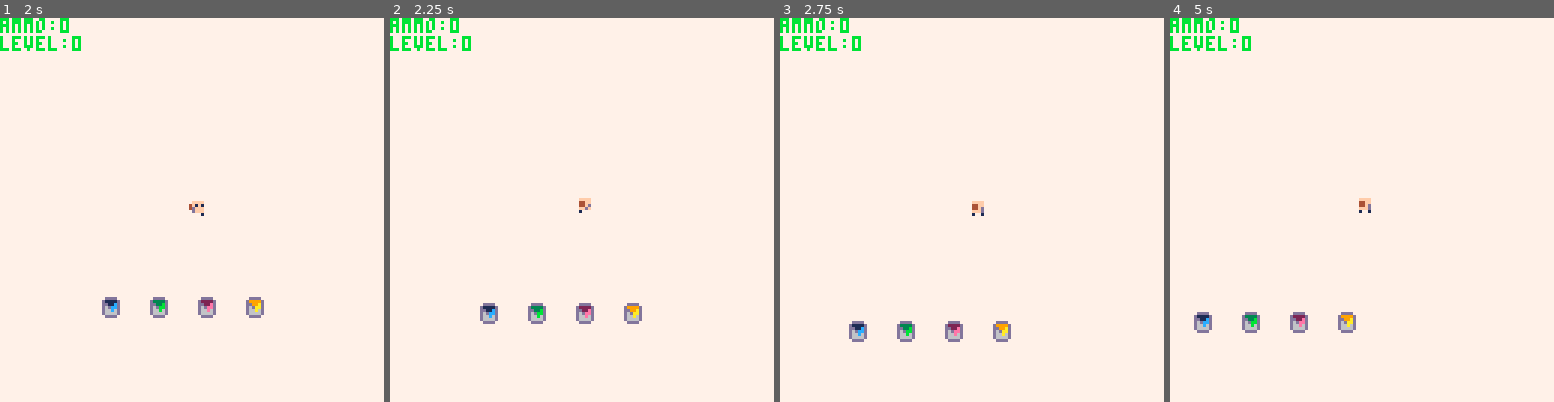
Above: before the commit, frames 1-4 (left to right).
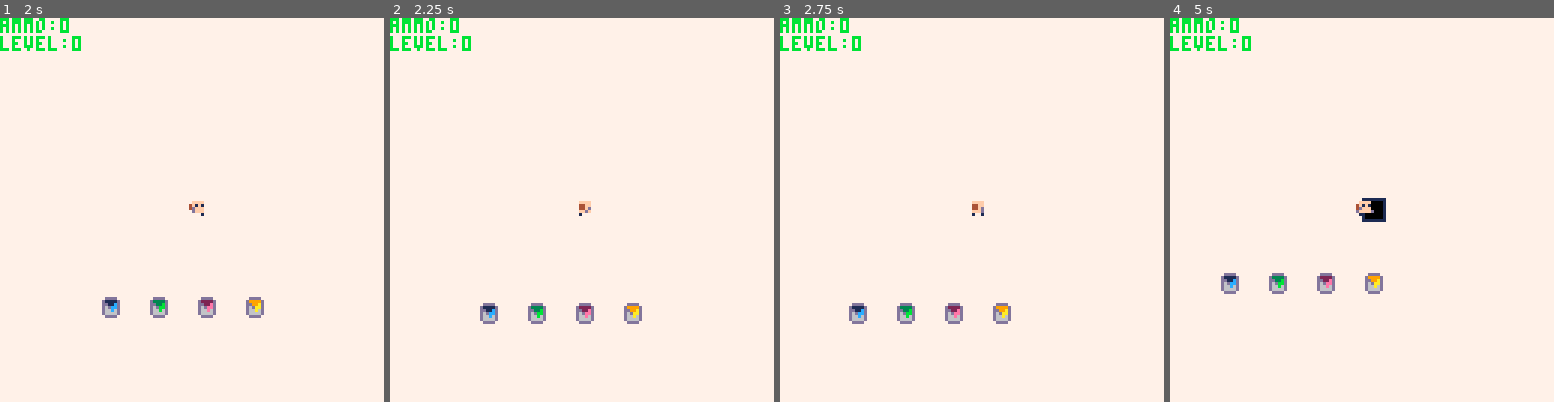
Above: after the commit, the same moments.

Repository: Beetrootmonkey/LudumDare45
Game: PICO-8 cartridge ld45.p8
Same seed, same stepped clock (60 frames per second), same inputs: the game is played once before the commit and once after it.
Inputs:
- Up to frame 1 (2 s): tap X (X key) at 0.33, 1.07, 1.85 s; tap O (Z key) at 0.7, 1.7 s; hold Right from 1.6 s (still down)
- Up to frame 2 (2.25 s): release Right at 2.1 s; tap O (Z key) at 2.1 s; hold Up from 2.15 s (still down)
- Up to frame 3 (2.75 s): release Up at 2.42 s; hold Right from 2.47 s (still down); tap O (Z key) at 2.5 s
- Up to frame 4 (5 s): tap O (Z key) every 0.4 s from 2.9 to 4.9 s; tap X (X key) at 2.97, 4.08 s; release Right at 3.03 s; hold Left 3.08-3.58 s; hold Down 3.63-3.97 s; hold Right 4.02-4.68 s; hold Up from 4.73 s (still down)

Frame 1 is identical in both runs. In frame 2, 0.1% of the frame differs, in the area x 49-53%, y 46-52%; in frame 3, 1.7%; in frame 4, 2.3%, in the area x 6-57%, y 46-83%.

Commit message:
Implemented doors

Diff:
--- a/ld45.p8
+++ b/ld45.p8
@@ -10,6 +10,21 @@
 mapW = 127
 
 visibleTiles={}
+
+function getSpriteLevel(sprite)
+ local lvl = 0
+ if fget(sprite, 1) then lvl += 1 end
+ if fget(sprite, 2) then lvl += 2 end
+ return lvl
+end
+
+function getTileLevel(pos)
+ local tile = mget(flr(pos.x), flr(pos.y))
+ if tile == nil then
+  return 0
+ end
+ return getSpriteLevel(tile)
+end
 
 function getKeyFromPos(pos)
  return pos.x .. " " .. pos.y
@@ -25,9 +40,7 @@
   return
  end
 
- local lvl = 0
- if fget(tile, 1) then lvl += 1 end
- if fget(tile, 2) then lvl += 2 end
+ local lvl = getSpriteLevel(tile)
  if level == nil then level = lvl end
 
  if level >= lvl then
@@ -111,6 +124,10 @@
      self.deathTime = t()
      revealTile(tilePos)
      break
+    elseif isTileVisible(tilePos) and (tile == 74 or tile == 74 + 16 or tile == 74 + 32 or tile == 74 + 48) then
+     sfx(1)
+     mset(tilePos.x, tilePos.y, 71 + 16 * getSpriteLevel(tile))
+     break
     end
    end
   end,
@@ -123,6 +140,7 @@
     self.isAlive = false
     self.deathTime = t()
     revealTile(tilePos)
+    return
    end
 
      local dir = self:getDirection()
@@ -451,24 +469,24 @@
 
 
 __gff__
-0000000000000000000000000000000000000000000000000000000000000000000000000000000000000000000000000000000000000000000000000000000001010101010101000001000000000000030303030303030202030000000000000505050505050504040500000000000007070707070707060607000000000000
+0000000000000000000000000000000000000000000000000000000000000000000000000000000000000000000000000000000000000000000000000000000001010101010101000001010000000000030303030303030202030300000000000505050505050504040505000000000007070707070707060607070000000000
 0000000000000000000000000000000000000000000000000000000000000000000000000000000000000000000000000000000000000000000000000000000000000000000000000000000000000000000000000000000000000000000000000000000000000000000000000000000000000000000000000000000000000000
 __map__
 4040404040404040404050505000000000000000000000000000000000000000000000000000000000000000000000000000000000000000000000000000000000000000000000000000000000000000000000000000000000000000000000000000000000000000000000000000000000000000000000000000000000000000
 4040404040404000000000005900000000000000000000000000000000000000000000000000000000000000000000000000000000000000000000000000000000000000000000000000000000000000000000000000000000000000000000000000000000000000000000000000000000000000000000000000000000000000
-4000000000480000000000005900000000000000000000000000000000000000000000000000000000000000000000000000000000000000000000000000000000000000000000000000000000000000000000000000000000000000000000000000000000000000000000000000000000000000000000000000000000000000
-4900000000000000000000005900000000000000000000000000000000000000000000000000000000000000000000000000000000000000000000000000000000000000000000000000000000000000000000000000000000000000000000000000000000000000000000000000000000000000000000000000000000000000
-4900000000000000000000005050505000000000000000000000000000000000000000000000000000000000000000000000000000000000000000000000000000000000000000000000000000000000000000000000000000000000000000000000000000000000000000000000000000000000000000000000000000000000
-4000000000000000480000000000585000000000000000000000000000000000000000000000000000000000000000000000000000000000000000000000000000000000000000000000000000000000000000000000000000000000000000000000000000000000000000000000000000000000000000000000000000000000
-4000000000000000000000000000005000000000000000000000000000000000000000000000000000000000000000000000000000000000000000000000000000000000000000000000000000000000000000000000000000000000000000000000000000000000000000000000000000000000000000000000000000000000
-4000000000000000000000000000005000000000000000000000000000000000000000000000000000000000000000000000000000000000000000000000000000000000000000000000000000000000000000000000000000000000000000000000000000000000000000000000000000000000000000000000000000000000
-4000300031003200330000000000006000000000000000000000000000000000000000000000000000000000000000000000000000000000000000000000000000000000000000000000000000000000000000000000000000000000000000000000000000000000000000000000000000000000000000000000000000000000
-7000000000000000000000000000006000000000000000000000000000000000000000000000000000000000000000000000000000000000000000000000000000000000000000000000000000000000000000000000000000000000000000000000000000000000000000000000000000000000000000000000000000000000
-7000000000000000000000000000006000000000000000000000000000000000000000000000000000000000000000000000000000000000000000000000000000000000000000000000000000000000000000000000000000000000000000000000000000000000000000000000000000000000000000000000000000000000
-7079000000007900000000000000006900000000000000000000000000000000000000000000000000000000000000000000000000000000000000000000000000000000000000000000000000000000000000000000000000000000000000000000000000000000000000000000000000000000000000000000000000000000
-7070790000000000000000006069696900000000000000000000000000000000000000000000000000000000000000000000000000000000000000000000000000000000000000000000000000000000000000000000000000000000000000000000000000000000000000000000000000000000000000000000000000000000
+4000000000484000000000005900000000000000000000000000000000000000000000000000000000000000000000000000000000000000000000000000000000000000000000000000000000000000000000000000000000000000000000000000000000000000000000000000000000000000000000000000000000000000
+490000000000404a404040005900000000000000000000000000000000000000000000000000000000000000000000000000000000000000000000000000000000000000000000000000000000000000000000000000000000000000000000000000000000000000000000000000000000000000000000000000000000000000
+4900000000000000000040585050505000000000000000000000000000000000000000000000000000000000000000000000000000000000000000000000000000000000000000000000000000000000000000000000000000000000000000000000000000000000000000000000000000000000000000000000000000000000
+4000000000000000480050000000585000000000000000000000000000000000000000000000000000000000000000000000000000000000000000000000000000000000000000000000000000000000000000000000000000000000000000000000000000000000000000000000000000000000000000000000000000000000
+400000000000000000005a000000005000000000000000000000000000000000000000000000000000000000000000000000000000000000000000000000000000000000000000000000000000000000000000000000000000000000000000000000000000000000000000000000000000000000000000000000000000000000
+4000000000000000000050000000005000000000000000000000000000000000000000000000000000000000000000000000000000000000000000000000000000000000000000000000000000000000000000000000000000000000000000000000000000000000000000000000000000000000000000000000000000000000
+4000300031003200330060606060606000000000000000000000000000000000000000000000000000000000000000000000000000000000000000000000000000000000000000000000000000000000000000000000000000000000000000000000000000000000000000000000000000000000000000000000000000000000
+7000000000000000000060000000006000000000000000000000000000000000000000000000000000000000000000000000000000000000000000000000000000000000000000000000000000000000000000000000000000000000000000000000000000000000000000000000000000000000000000000000000000000000
+700000000000000000006a000000006000000000000000000000000000000000000000000000000000000000000000000000000000000000000000000000000000000000000000000000000000000000000000000000000000000000000000000000000000000000000000000000000000000000000000000000000000000000
+707900007a007900000060000000006900000000000000000000000000000000000000000000000000000000000000000000000000000000000000000000000000000000000000000000000000000000000000000000000000000000000000000000000000000000000000000000000000000000000000000000000000000000
+7070790000000000000060006069696900000000000000000000000000000000000000000000000000000000000000000000000000000000000000000000000000000000000000000000000000000000000000000000000000000000000000000000000000000000000000000000000000000000000000000000000000000000
 7070707078000000000000686060606000000000000000000000000000000000000000000000000000000000000000000000000000000000000000000000000000000000000000000000000000000000000000000000000000000000000000000000000000000000000000000000000000000000000000000000000000000000
-7070707070707000000000606060606000000000000000000000000000000000000000000000000000000000000000000000000000000000000000000000000000000000000000000000000000000000000000000000000000000000000000000000000000000000000000000000000000000000000000000000000000000000
+7070707070707000000060606060606000000000000000000000000000000000000000000000000000000000000000000000000000000000000000000000000000000000000000000000000000000000000000000000000000000000000000000000000000000000000000000000000000000000000000000000000000000000
 7070707070707070606060606060606000000000000000000000000000000000000000000000000000000000000000000000000000000000000000000000000000000000000000000000000000000000000000000000000000000000000000000000000000000000000000000000000000000000000000000000000000000000
 
 
Not shown, changed: 32 lines of the sprite sheet (__gfx__) section of ld45.p8
